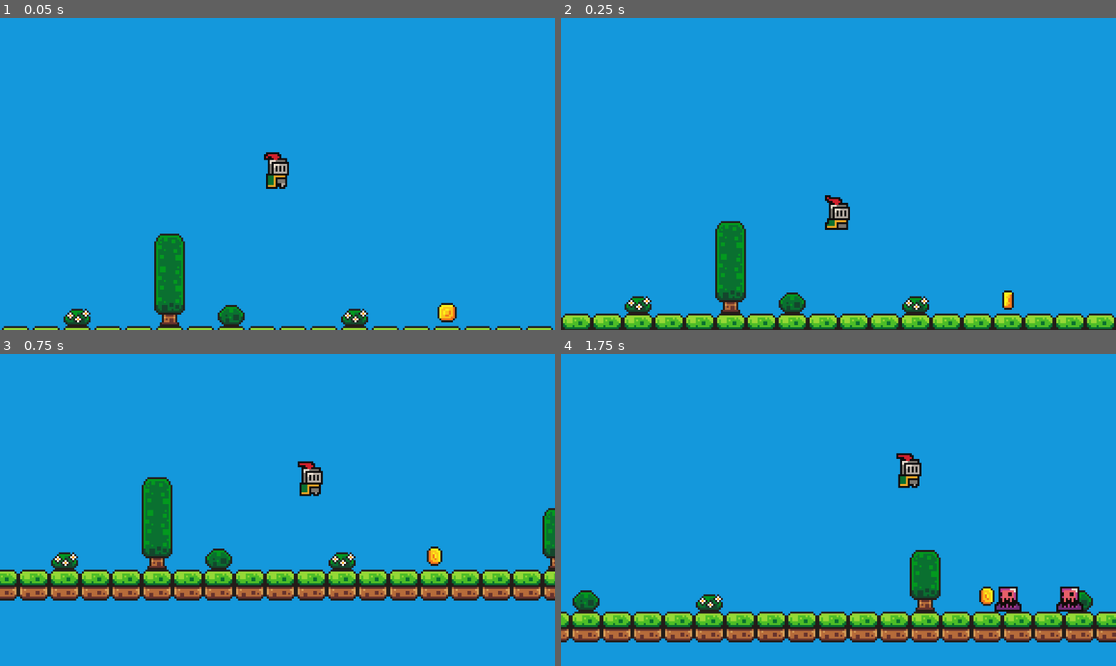
Above: before the commit, frames 1-4 (two rows, left to right).
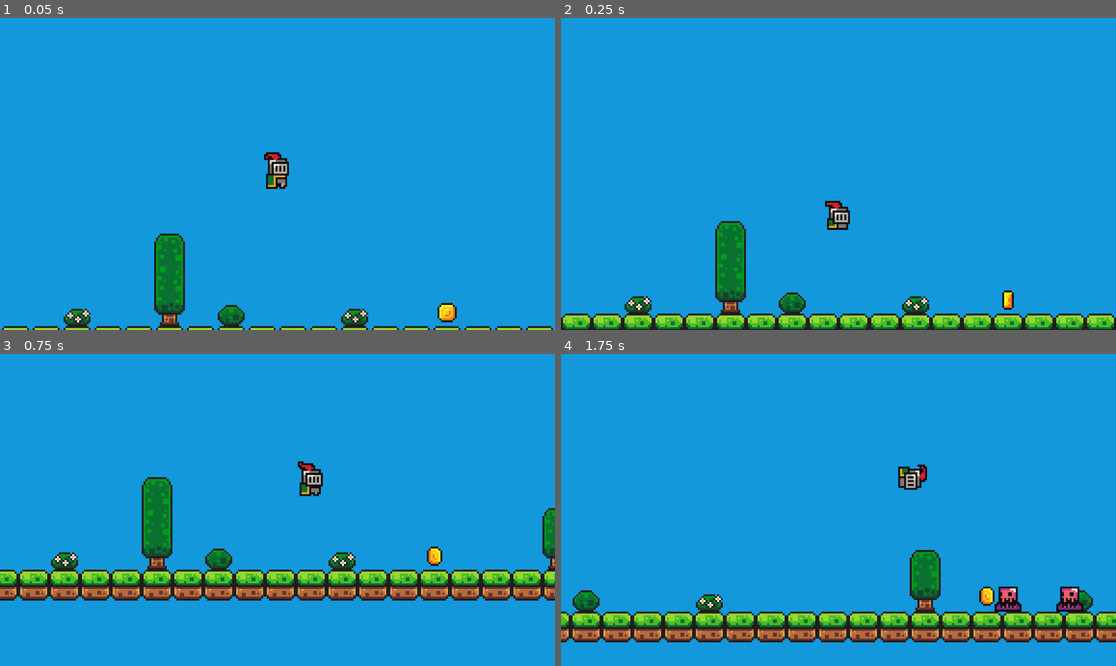
Above: after the commit, the same moments.

Repository: DivyaRasania/rip-off-mario
Game: Godot game, scene res://scenes/game.tscn
The game is run twice, just before and just after one commit, with the same random seed, the same clock (stepped at 60 frames per second) and the same inputs.
Inputs:
- Up to frame 1 (0.05 s): no input
- Up to frame 2 (0.25 s): no input
- Up to frame 3 (0.75 s): hold D (move_right) from 0.53 s (still down); tap Space (jump) at 0.6 s
- Up to frame 4 (1.75 s): keep holding D (move_right); tap Space (jump) at 0.77, 1.07, 1.35, 1.52 s

Frame 1 is identical in both runs. In frame 2, 0.2% of the frame differs, in the area x 47-53%, y 56-68%; in frame 3, 0.2%; in frame 4, 0.5%, in the area x 60-66%, y 31-44%.

Commit message:
Added more animations to player and modified its script to play different kind of animations

Diff:
--- a/scenes/player.tscn
+++ b/scenes/player.tscn
@@ -18,6 +18,102 @@
 [sub_resource type="AtlasTexture" id="AtlasTexture_iwi60"]
 atlas = ExtResource("1_2fahl")
 region = Rect2(96, 0, 32, 32)
+
+[sub_resource type="AtlasTexture" id="AtlasTexture_s3fua"]
+atlas = ExtResource("1_2fahl")
+region = Rect2(0, 160, 32, 32)
+
+[sub_resource type="AtlasTexture" id="AtlasTexture_x0tq8"]
+atlas = ExtResource("1_2fahl")
+region = Rect2(32, 160, 32, 32)
+
+[sub_resource type="AtlasTexture" id="AtlasTexture_lg7i4"]
+atlas = ExtResource("1_2fahl")
+region = Rect2(64, 160, 32, 32)
+
+[sub_resource type="AtlasTexture" id="AtlasTexture_l54y8"]
+atlas = ExtResource("1_2fahl")
+region = Rect2(96, 160, 32, 32)
+
+[sub_resource type="AtlasTexture" id="AtlasTexture_0xth4"]
+atlas = ExtResource("1_2fahl")
+region = Rect2(128, 160, 32, 32)
+
+[sub_resource type="AtlasTexture" id="AtlasTexture_vr3kx"]
+atlas = ExtResource("1_2fahl")
+region = Rect2(160, 160, 32, 32)
+
+[sub_resource type="AtlasTexture" id="AtlasTexture_0nsaq"]
+atlas = ExtResource("1_2fahl")
+region = Rect2(192, 160, 32, 32)
+
+[sub_resource type="AtlasTexture" id="AtlasTexture_v10nq"]
+atlas = ExtResource("1_2fahl")
+region = Rect2(224, 160, 32, 32)
+
+[sub_resource type="AtlasTexture" id="AtlasTexture_lwsur"]
+atlas = ExtResource("1_2fahl")
+region = Rect2(0, 64, 32, 32)
+
+[sub_resource type="AtlasTexture" id="AtlasTexture_52asv"]
+atlas = ExtResource("1_2fahl")
+region = Rect2(32, 64, 32, 32)
+
+[sub_resource type="AtlasTexture" id="AtlasTexture_wqng7"]
+atlas = ExtResource("1_2fahl")
+region = Rect2(64, 64, 32, 32)
+
+[sub_resource type="AtlasTexture" id="AtlasTexture_gesgs"]
+atlas = ExtResource("1_2fahl")
+region = Rect2(96, 64, 32, 32)
+
+[sub_resource type="AtlasTexture" id="AtlasTexture_pr6tf"]
+atlas = ExtResource("1_2fahl")
+region = Rect2(128, 64, 32, 32)
+
+[sub_resource type="AtlasTexture" id="AtlasTexture_hbgr6"]
+atlas = ExtResource("1_2fahl")
+region = Rect2(160, 64, 32, 32)
+
+[sub_resource type="AtlasTexture" id="AtlasTexture_larik"]
+atlas = ExtResource("1_2fahl")
+region = Rect2(192, 64, 32, 32)
+
+[sub_resource type="AtlasTexture" id="AtlasTexture_6lk7r"]
+atlas = ExtResource("1_2fahl")
+region = Rect2(224, 64, 32, 32)
+
+[sub_resource type="AtlasTexture" id="AtlasTexture_n234v"]
+atlas = ExtResource("1_2fahl")
+region = Rect2(0, 96, 32, 32)
+
+[sub_resource type="AtlasTexture" id="AtlasTexture_fuaaf"]
+atlas = ExtResource("1_2fahl")
+region = Rect2(32, 96, 32, 32)
+
+[sub_resource type="AtlasTexture" id="AtlasTexture_tb12q"]
+atlas = ExtResource("1_2fahl")
+region = Rect2(64, 96, 32, 32)
+
+[sub_resource type="AtlasTexture" id="AtlasTexture_dr48g"]
+atlas = ExtResource("1_2fahl")
+region = Rect2(96, 96, 32, 32)
+
+[sub_resource type="AtlasTexture" id="AtlasTexture_8onxe"]
+atlas = ExtResource("1_2fahl")
+region = Rect2(128, 96, 32, 32)
+
+[sub_resource type="AtlasTexture" id="AtlasTexture_k1vgw"]
+atlas = ExtResource("1_2fahl")
+region = Rect2(160, 96, 32, 32)
+
+[sub_resource type="AtlasTexture" id="AtlasTexture_3t3db"]
+atlas = ExtResource("1_2fahl")
+region = Rect2(192, 96, 32, 32)
+
+[sub_resource type="AtlasTexture" id="AtlasTexture_qk4yu"]
+atlas = ExtResource("1_2fahl")
+region = Rect2(224, 96, 32, 32)
 
 [sub_resource type="SpriteFrames" id="SpriteFrames_ekvrq"]
 animations = [{
@@ -37,6 +133,88 @@
 "loop": true,
 "name": &"idle",
 "speed": 10.0
+}, {
+"frames": [{
+"duration": 1.0,
+"texture": SubResource("AtlasTexture_s3fua")
+}, {
+"duration": 1.0,
+"texture": SubResource("AtlasTexture_x0tq8")
+}, {
+"duration": 1.0,
+"texture": SubResource("AtlasTexture_lg7i4")
+}, {
+"duration": 1.0,
+"texture": SubResource("AtlasTexture_l54y8")
+}, {
+"duration": 1.0,
+"texture": SubResource("AtlasTexture_0xth4")
+}, {
+"duration": 1.0,
+"texture": SubResource("AtlasTexture_vr3kx")
+}, {
+"duration": 1.0,
+"texture": SubResource("AtlasTexture_0nsaq")
+}, {
+"duration": 1.0,
+"texture": SubResource("AtlasTexture_v10nq")
+}],
+"loop": true,
+"name": &"jump",
+"speed": 10.0
+}, {
+"frames": [{
+"duration": 1.0,
+"texture": SubResource("AtlasTexture_lwsur")
+}, {
+"duration": 1.0,
+"texture": SubResource("AtlasTexture_52asv")
+}, {
+"duration": 1.0,
+"texture": SubResource("AtlasTexture_wqng7")
+}, {
+"duration": 1.0,
+"texture": SubResource("AtlasTexture_gesgs")
+}, {
+"duration": 1.0,
+"texture": SubResource("AtlasTexture_pr6tf")
+}, {
+"duration": 1.0,
+"texture": SubResource("AtlasTexture_hbgr6")
+}, {
+"duration": 1.0,
+"texture": SubResource("AtlasTexture_larik")
+}, {
+"duration": 1.0,
+"texture": SubResource("AtlasTexture_6lk7r")
+}, {
+"duration": 1.0,
+"texture": SubResource("AtlasTexture_n234v")
+}, {
+"duration": 1.0,
+"texture": SubResource("AtlasTexture_fuaaf")
+}, {
+"duration": 1.0,
+"texture": SubResource("AtlasTexture_tb12q")
+}, {
+"duration": 1.0,
+"texture": SubResource("AtlasTexture_dr48g")
+}, {
+"duration": 1.0,
+"texture": SubResource("AtlasTexture_8onxe")
+}, {
+"duration": 1.0,
+"texture": SubResource("AtlasTexture_k1vgw")
+}, {
+"duration": 1.0,
+"texture": SubResource("AtlasTexture_3t3db")
+}, {
+"duration": 1.0,
+"texture": SubResource("AtlasTexture_qk4yu")
+}],
+"loop": true,
+"name": &"run",
+"speed": 10.0
 }]
 
 [sub_resource type="CircleShape2D" id="CircleShape2D_is8xr"]
@@ -51,8 +229,9 @@
 [node name="AnimatedSprite2D" type="AnimatedSprite2D" parent="."]
 position = Vector2(0, -12)
 sprite_frames = SubResource("SpriteFrames_ekvrq")
-animation = &"idle"
+animation = &"jump"
 autoplay = "idle"
+frame_progress = 0.513771
 
 [node name="CollisionShape2D" type="CollisionShape2D" parent="."]
 position = Vector2(0, -6)
--- a/scripts/player.gd
+++ b/scripts/player.gd
@@ -17,11 +17,22 @@
 	# Get the input direction: -1, 0, 1
 	var direction := Input.get_axis("move_left", "move_right")
 
+	# Flip the Sprite
 	if direction > 0:
 		animated_sprite.flip_h = false
 	elif direction < 0:
 		animated_sprite.flip_h = true
 
+	# Play animations
+	if is_on_floor():
+		if direction == 0:
+			animated_sprite.play("idle")
+		else:
+			animated_sprite.play("run")
+	else:
+		animated_sprite.play("jump")
+
+	# Apply the movement
 	if direction:
 		velocity.x = direction * SPEED
 	else:
Not shown: 1 places in scenes/player.tscn that only renumber resources
